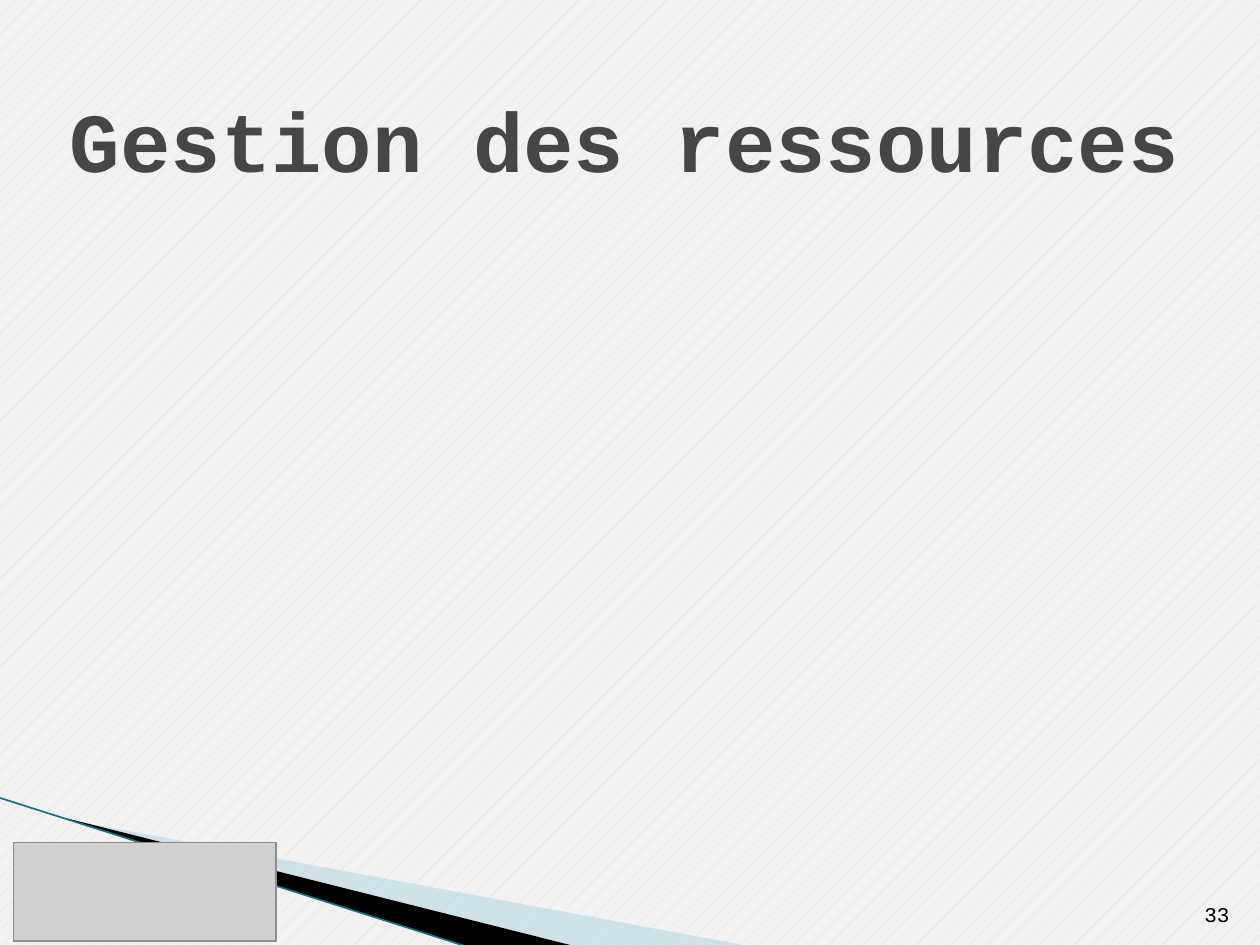
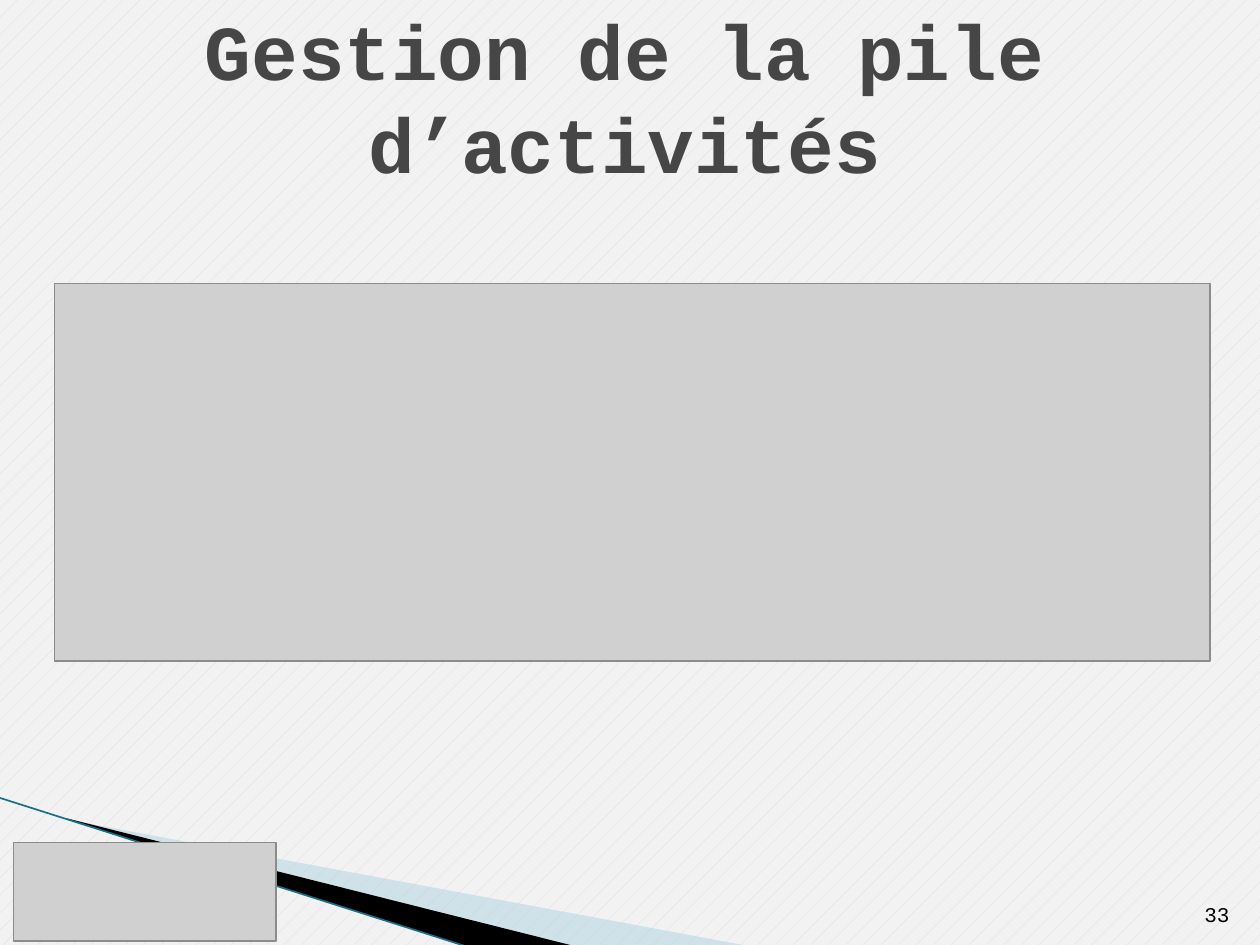
Before and after one commit to Tenacy/AndroidProject, a slide deck: slide 33 of Rapport/Presentation.pptx. Drawn at 1260x945 pixels with LibreOffice and Linux fonts; fonts in the diff are those of the drawing; grey boxes stand for pictures; background and template pictures are left out. Boxes give left, top, right and bottom in pixels: in the first picture for what was removed or moved away, otherwise in the second. Text is boxed around its words. In the diff, an @@ line names an element or a change of style, - is before the commit and + after.

```diff
--- a/Rapport/Presentation.pptx
+++ b/Rapport/Presentation.pptx
@@ text at [205,24,1043,174]: text changed; size 48 to 44.4 pt @@
-Gestion des ressources
+Gestion de la pile d’activités
@@ picture added at [54,284,1210,662] @@
```
Also in this commit, not shown: 3 other slides changed, 8 slides added, 2 slides removed, 1 other file.
